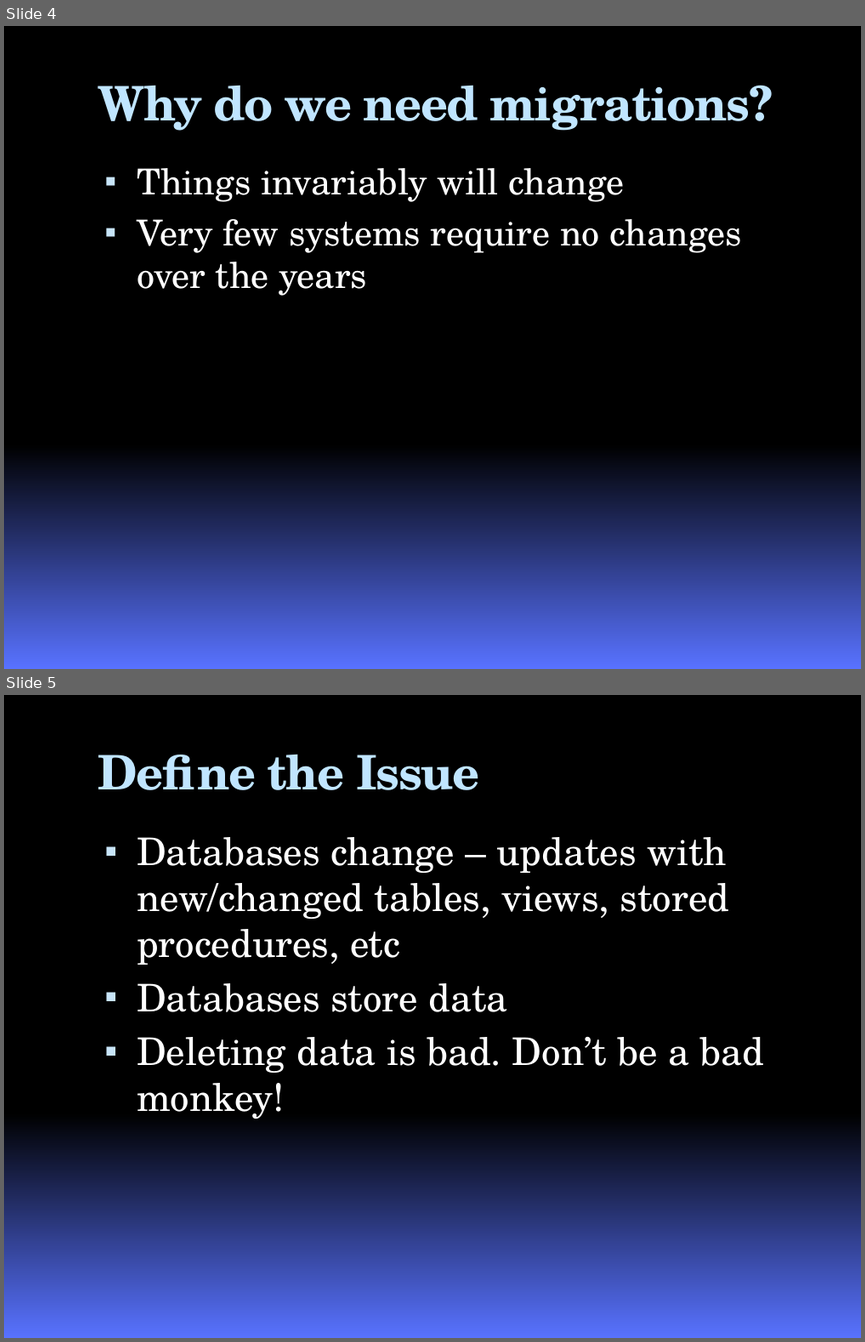
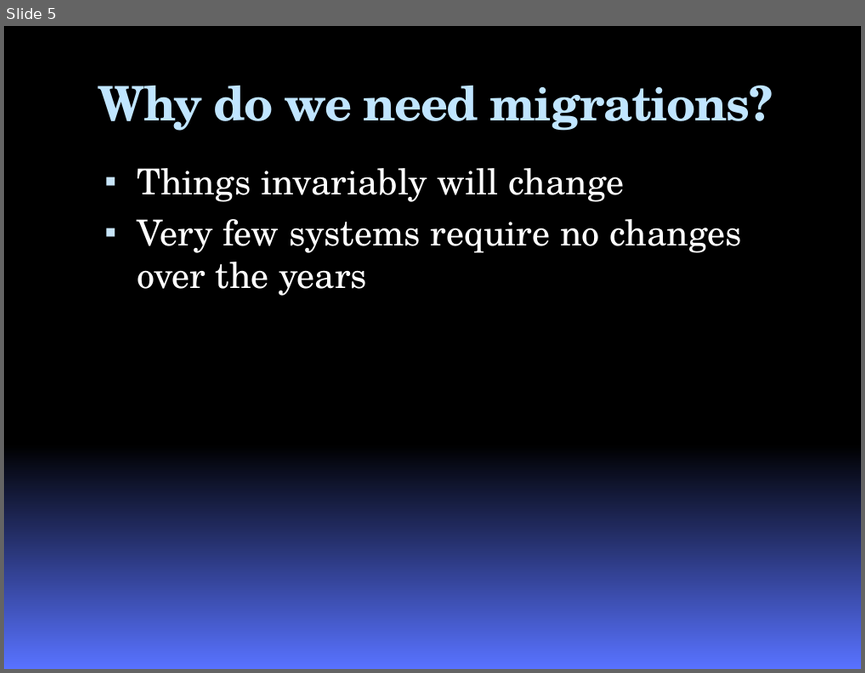
Before and after one commit to google-code-export/roundhouse, a slide deck: branches/nhibernate/docs/RoundhousEPresentation.pptx. Shown one above the other, each under a label of ours: slides 4 and 5 before the commit, slide 5 after it. The pictures are 865x1342 and 865x673 pixels, drawn with LibreOffice and Linux fonts; fonts in the diff are those of the drawing; background and template pictures are left out. Boxes give left, top, right and bottom in pixels: in the first picture for what was removed or moved away, otherwise in the second. Text is boxed around its words. In the diff, an @@ line names an element or a change of style, - is before the commit and + after.

```diff
--- a/branches/nhibernate/docs/RoundhousEPresentation.pptx
+++ b/branches/nhibernate/docs/RoundhousEPresentation.pptx
@@ slide 5 removed at box(4, 695, 861, 1338), background gradient #000000 to #5972FF @@
@@ title removed at box(98, 754, 480, 790) @@
-Define the Issue
@@ text removed at box(137, 837, 764, 1119) @@
-▪ Databases change – updates with new/changed tables, views, stored procedures, etc
-▪ Databases store data
-▪ Deleting data is bad. Don’t be a bad monkey!
@@ what was slide 4 is now slide 5 @@
```
Also in this commit, not shown: 2 slides changed, 9 slides added, 2 other slides removed, 44 other files.
